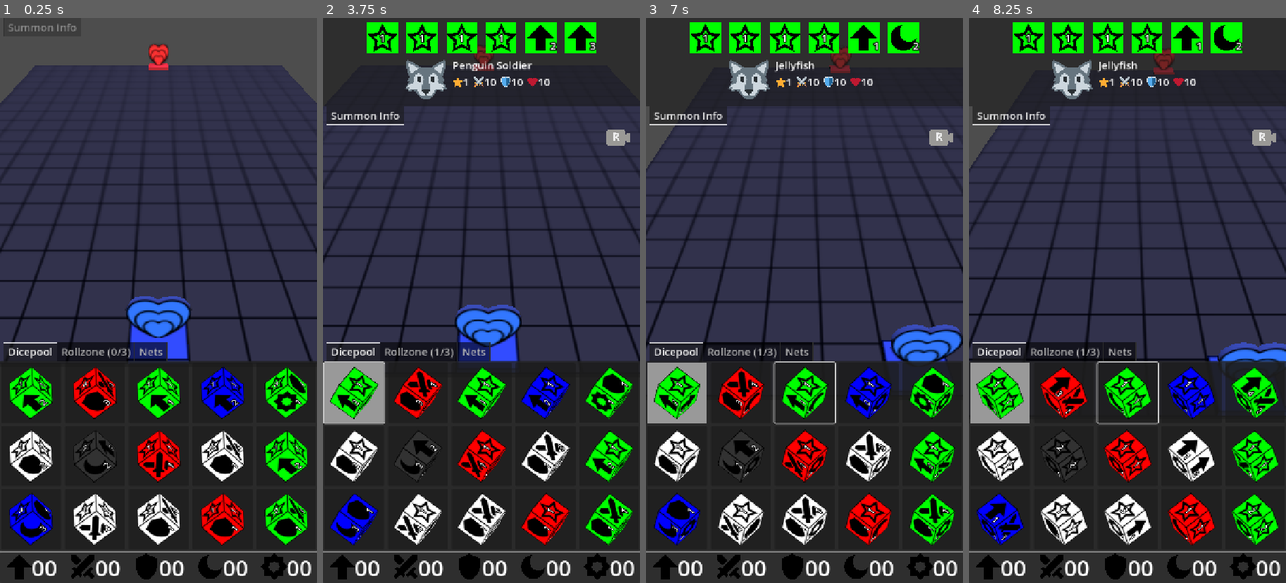
Above: before the commit, frames 1-4 (left to right).
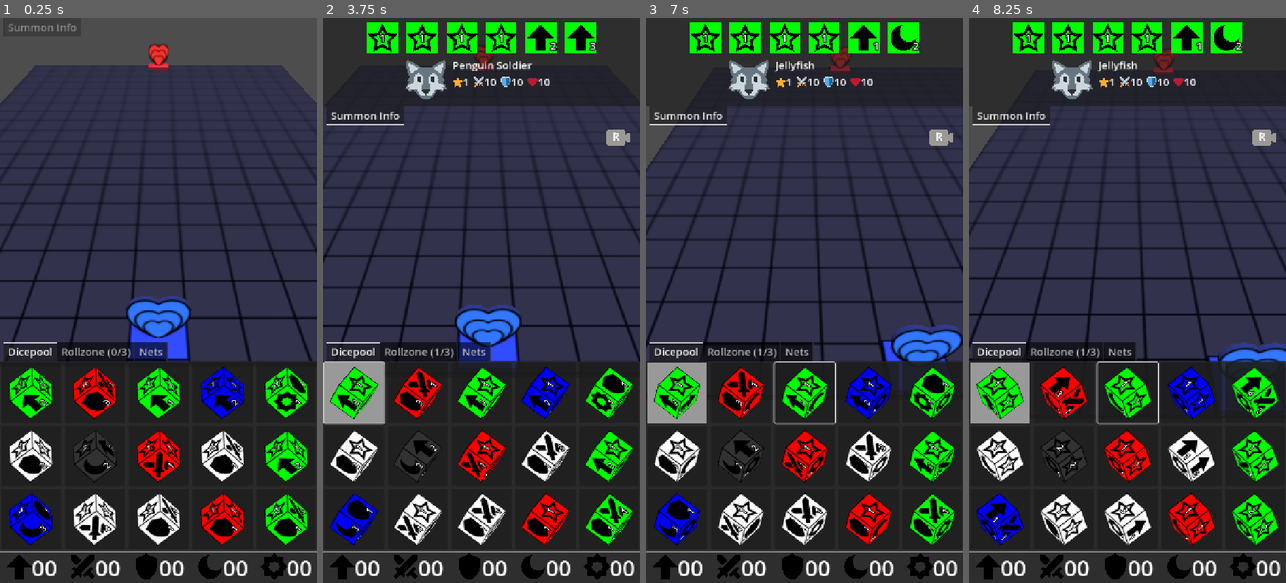
Above: after the commit, the same moments.

Repository: francocurotto/DDMre
Game: Godot game, scene res://scenes/duel.tscn
Two runs of this game, one before a commit and one after it. Both use one fixed random seed, a clock stepped at 60 frames per second and the inputs below.
Inputs (mouse positions are in pixels of both pictures, inside the frame that each line leads up to):
- Up to frame 1 (0.25 s): no input
- Up to frame 2 (3.75 s): click (354, 390) at 0.52 s; click (354, 390) at 1.27 s; click (354, 390) at 2.02 s; move the mouse to (551, 272) at 2.77 s; click (551, 272) at 2.92 s; drag from (418, 328) to (465, 413) at 3.52 s
- Up to frame 3 (7 s): move the mouse to (836, 176) at 4.27 s; click (836, 176) at 4.42 s; drag from (788, 413) to (709, 215) at 5.02 s; move the mouse to (899, 385) at 5.77 s; click (899, 385) at 5.92 s; drag from (709, 215) to (756, 159) at 6.52 s
- Up to frame 4 (8.25 s): move the mouse to (1143, 300) at 7.27 s; click (1143, 300) at 7.42 s; drag from (1079, 159) to (1064, 328) at 8.02 s

The runs differ from the first frame. In frame 1, 0.2% of the frame differs, in the area x 40-60%, y 4-61%; in frame 2, 0.2%; in frame 3, 0.2%; in frame 4, 0.2%, in the area x 58-100%, y 9-61%.

Commit message:
fix summon overhead

Diff:
--- a/source/assets/materials/MATERIAL_P1.tres
+++ b/source/assets/materials/MATERIAL_P1.tres
@@ -1,7 +1,7 @@
 [gd_resource type="StandardMaterial3D" format=3 uid="uid://bpkw4mbdw5sv5"]
 
 [resource]
-albedo_color = Color(0.138696, 0.216369, 0.612762, 1)
+albedo_color = Color(0.08896736, 0.14766285, 0.44825733, 1)
 emission_enabled = true
 emission = Color(1, 1, 1, 1)
 emission_energy_multiplier = 0.0
--- a/source/assets/materials/MATERIAL_P2.tres
+++ b/source/assets/materials/MATERIAL_P2.tres
@@ -1,4 +1,4 @@
 [gd_resource type="StandardMaterial3D" format=3 uid="uid://dmfadu66c2ypy"]
 
 [resource]
-albedo_color = Color(0.862745, 0.156863, 0.196078, 1)
+albedo_color = Color(0.55623937, 0.06519031, 0.12039525, 1)
--- a/source/scenes/dungobj/summon/summon.tscn
+++ b/source/scenes/dungobj/summon/summon.tscn
@@ -11,7 +11,7 @@
 height = 0.1
 
 [sub_resource type="StandardMaterial3D" id="StandardMaterial3D_fwims"]
-albedo_color = Color(0.138696, 0.216369, 0.612762, 1)
+albedo_color = Color(0.08896736, 0.14766285, 0.44825733, 1)
 emission_enabled = true
 emission = Color(1, 1, 1, 1)
 emission_energy_multiplier = 0.0
--- a/source/scenes/dungobj/summon/summon_overhead/overhead_side/overhead_attr/overhead_attr.tscn
+++ b/source/scenes/dungobj/summon/summon_overhead/overhead_side/overhead_attr/overhead_attr.tscn
@@ -7,13 +7,13 @@
 script = ExtResource("1_fmxq2")
 
 [node name="AttrIcon" type="Sprite3D" parent="."]
-transform = Transform3D(1, 0, 0, 0, 1, 0, 0, 0, 1, -0.1, 0, 0)
-pixel_size = 0.0004
+pixel_size = 0.0005
 double_sided = false
 texture = ExtResource("1_q1fgw")
 region_rect = Rect2(0, 96.61, 0, 0)
 
 [node name="AttrValue" type="Label3D" parent="."]
-transform = Transform3D(1, 0, 0, 0, 1, 0, 0, 0, 1, 0.1, 0, 0)
 double_sided = false
+render_priority = 2
+outline_render_priority = 1
 text = "10"
--- a/source/scenes/dungobj/summon/summon_overhead/overhead_side/overhead_side.tscn
+++ b/source/scenes/dungobj/summon/summon_overhead/overhead_side/overhead_side.tscn
@@ -7,11 +7,11 @@
 script = ExtResource("1_8o1ho")
 
 [node name="Attack" parent="." instance=ExtResource("1_483au")]
-transform = Transform3D(1, 0, 0, 0, 1, 0, 0, 0, 1, -0.41, 0, 0)
+transform = Transform3D(1, 0, 0, 0, 1, 0, 0, 0, 1, -0.3, 0, 0)
 
 [node name="Defense" parent="." instance=ExtResource("1_483au")]
 attr = "DEFENSE"
 
 [node name="Health" parent="." instance=ExtResource("1_483au")]
-transform = Transform3D(1, 0, 0, 0, 1, 0, 0, 0, 1, 0.41, 0, 0)
+transform = Transform3D(1, 0, 0, 0, 1, 0, 0, 0, 1, 0.3, 0, 0)
 attr = "HEALTH"
Not shown, changed: TODO.md
